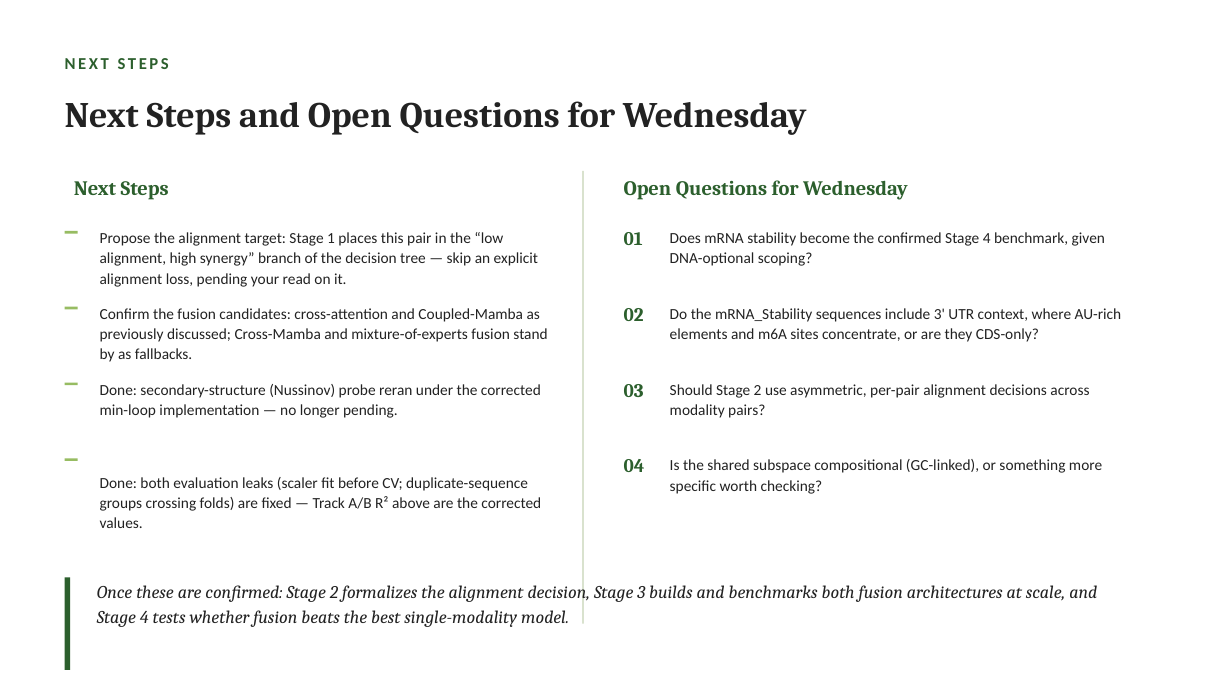
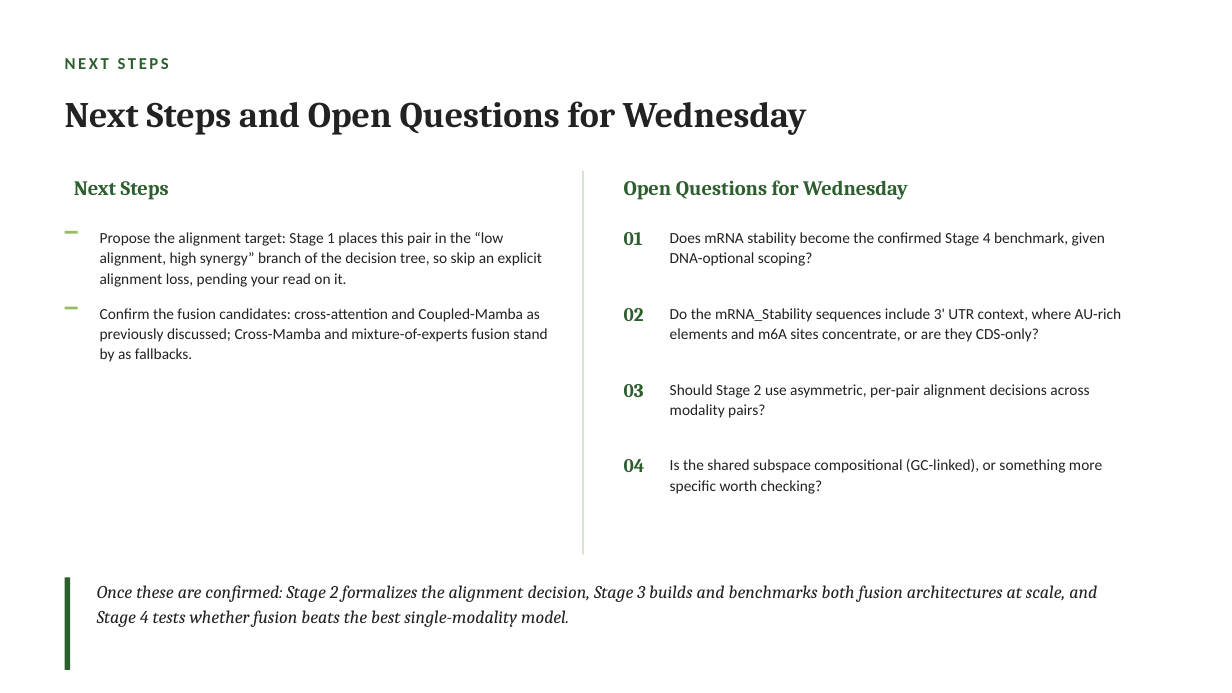
Before and after one commit to jtmckinley4/RNA-Protein-Multimodal-Fusion, a slide deck: slide 6 of Notes/Mina_Meeting_Slides_2026-09-23.pptx. Drawn at 1232x693 pixels with LibreOffice and Linux fonts; fonts in the diff are those of the drawing. Boxes give left, top, right and bottom in pixels: in the first picture for what was removed or moved away, otherwise in the second. Text is boxed around its words. In the diff, an @@ line names an element or a change of style, - is before the commit and + after.

```diff
--- a/Notes/Mina_Meeting_Slides_2026-09-23.pptx
+++ b/Notes/Mina_Meeting_Slides_2026-09-23.pptx
@@ rectangle: place and size @@
-rectangle at (582,171,584,624)
+rectangle at (582,171,584,555)
@@ text at (100,232,542,287): text changed @@
-Propose the alignment target: Stage 1 places this pair in the “low alignment, high synergy” branch of the decision tree — skip an explicit alignment loss, pending your read on it.
+Propose the alignment target: Stage 1 places this pair in the “low alignment, high synergy” branch of the decision tree, so skip an explicit alignment loss, pending your read on it.
@@ rectangle removed at (65,383,78,385) @@
@@ text removed at (100,384,541,418) @@
-Done: secondary-structure (Nussinov) probe reran under the corrected min-loop implementation — no longer pending.
@@ rectangle removed at (65,458,78,461) @@
@@ text removed at (100,477,541,528) @@
-Done: both evaluation leaks (scaler fit before CV; duplicate-sequence groups crossing folds) are fixed — Track A/B R² above are the corrected values.
```
Also in this commit, not shown: 2 other slides changed, 3 other files.
